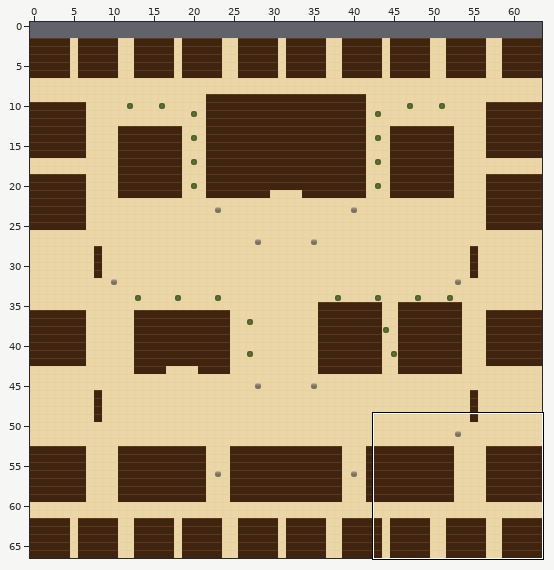
A Tiled map (JSON) gets an edit: maps/city.tmj. The picture above shows the old version from afar; the outline marks the close-up.
Close-up. As it was:
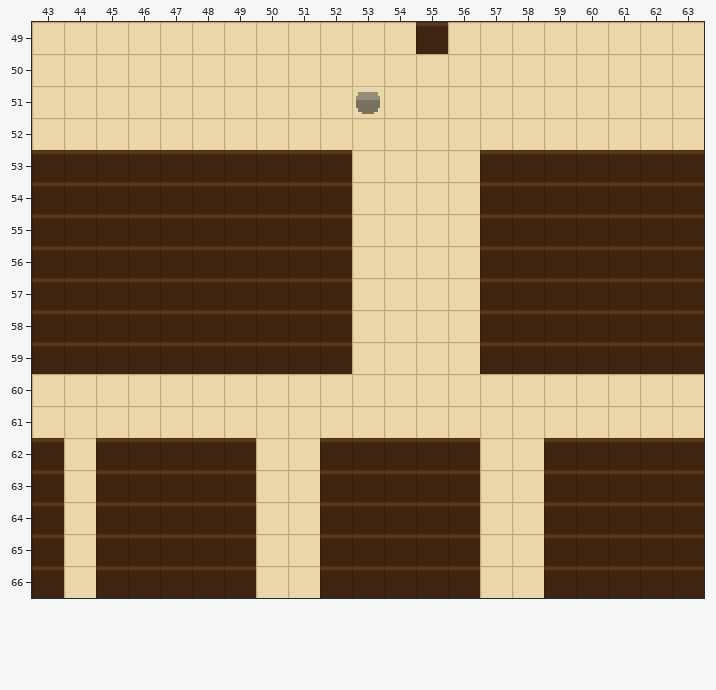
Cells are 16x16 px. Shown: x 43..63, y 49..66. The commit also changed other parts of the map, which this record leaves out. The old version is drawn lined up with the new one.
And afterwards:
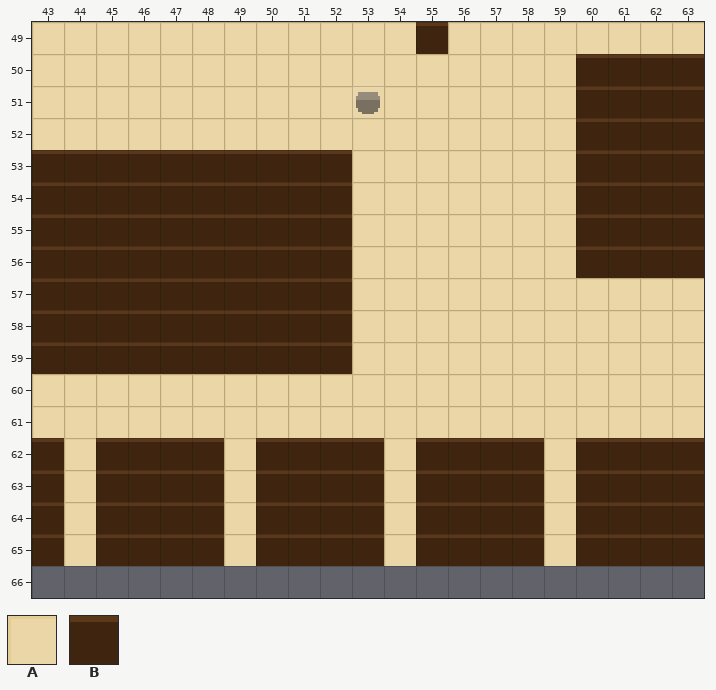
Key: from "draft": A 0, B 1.
_ is an empty cell, . an unchanged one.
What changed:
map size 64x65 -> 64x66 cells (old content now starts at 0,2; both pictures use the new coordinates)
--- layer "ground"
@@ x 57..63 @@
-50 ...AAAA
-51 ...AAAA
-52 ...AAAA
-53 BBB....
-54 BBB....
-55 BBB....
-56 BBB....
-57 BBBBBBB
-58 BBBBBBB
-59 BBBBBBB
+50 ...BBBB
+51 ...BBBB
+52 ...BBBB
+53 AAA....
+54 AAA....
+55 AAA....
+56 AAA....
+57 AAAAAAA
+58 AAAAAAA
+59 AAAAAAA
@@ x 43..63 @@
-62 ......BAA..B..AAB....
-63 ......BAA..B..AAB....
-64 ......BAA..B..AAB....
-65 ......BAA..B..AAB....
-66 BABBBBBAABBBBBAABBBBB
+62 ......ABB..A..BBA....
+63 ......ABB..A..BBA....
+64 ......ABB..A..BBA....
+65 ......ABB..A..BBA....
+66 _____________________
Boxes around the changes in both close-ups, in picture pixels (x1, y1, x2, y2):
changed: (480, 54, 704, 374)
changed: (32, 438, 704, 598)
